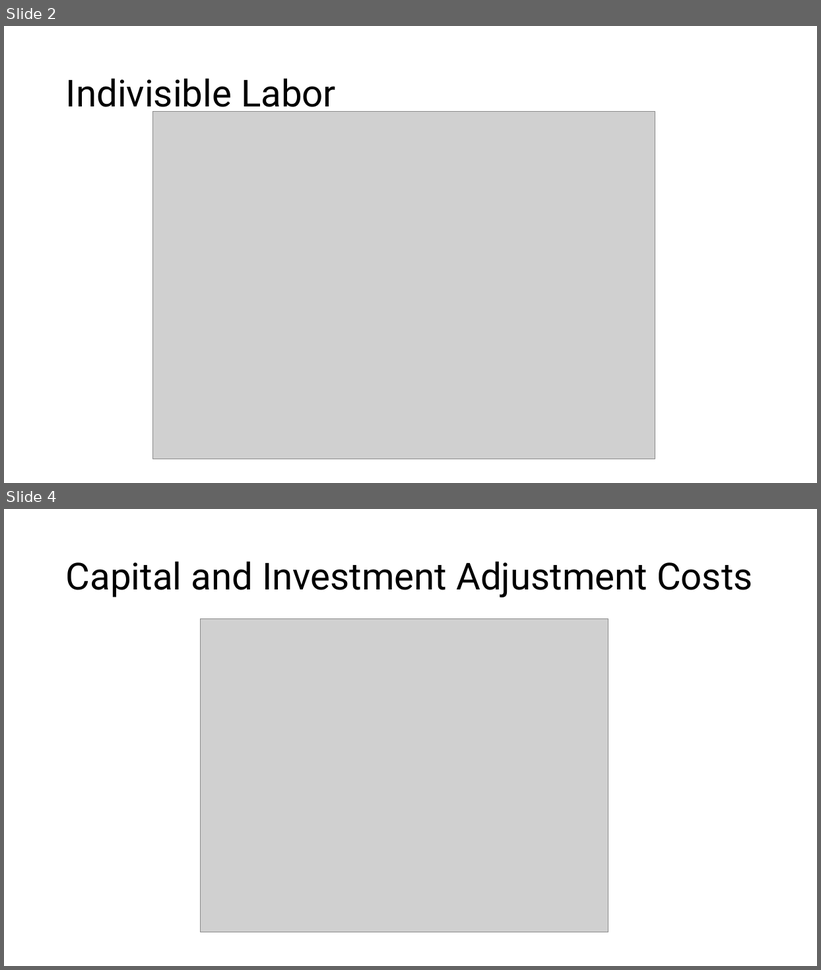
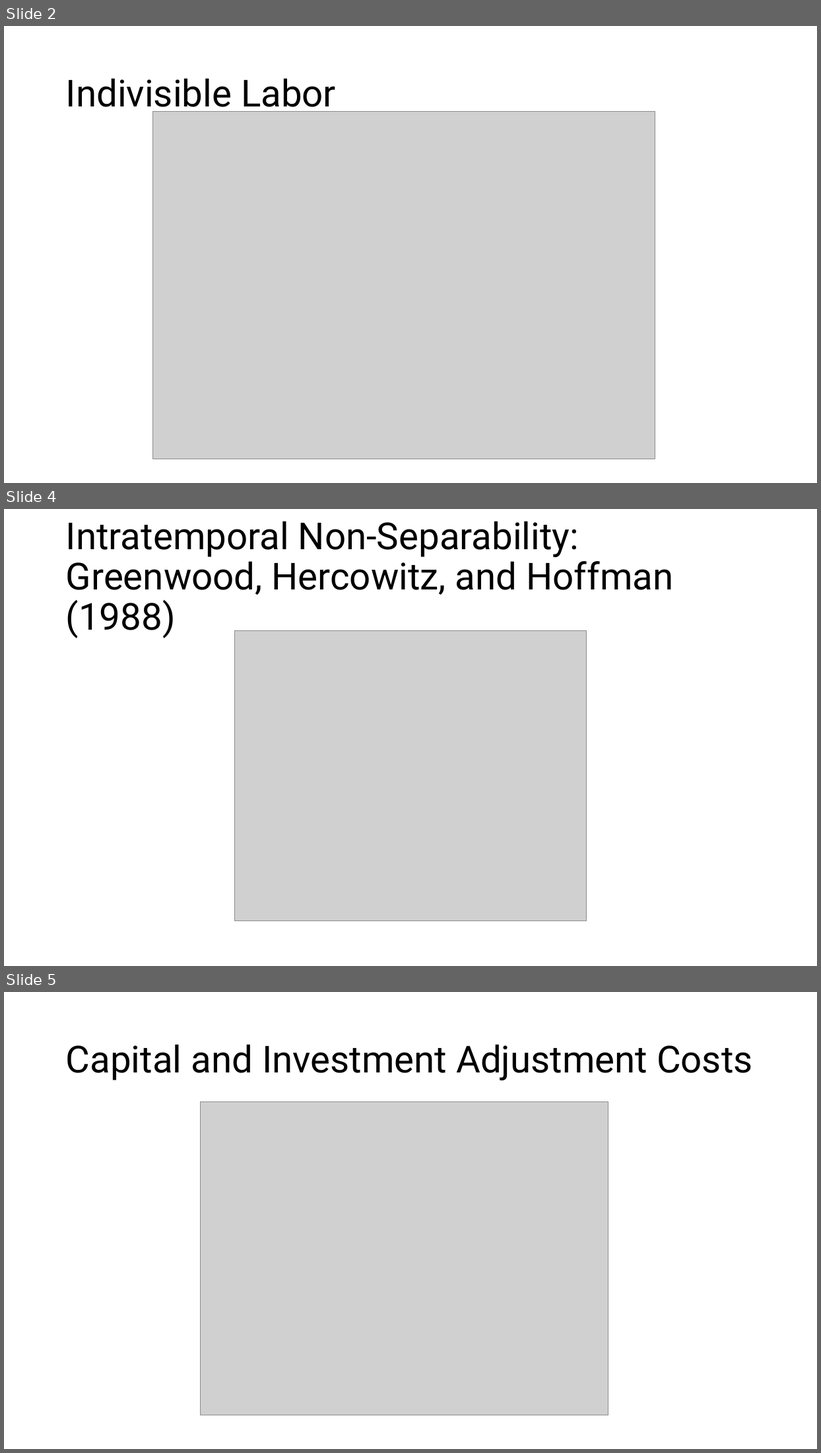
Before and after one commit to crondonm/MacroII, a slide deck: Slides/Extensiones-RBC.pptx. Shown one above the other, each under a label of ours: slides 2 and 4 before the commit, slides 2, 4 and 5 after it; the slides between them are not shown. The pictures are 821x970 and 821x1453 pixels, drawn with LibreOffice and Linux fonts; fonts in the diff are those of the drawing; grey boxes stand for pictures. Boxes give left, top, right and bottom in pixels: in the first picture for what was removed or moved away, otherwise in the second. Text is boxed around its words. In the diff, an @@ line names an element or a change of style, - is before the commit and + after.

```diff
--- a/Slides/Extensiones-RBC.pptx
+++ b/Slides/Extensiones-RBC.pptx
@@ slide 4 added at box(4, 509, 817, 966), background #FFFFFF @@
@@ title added at box(66, 521, 673, 638), 44 pt, text #000000 @@
+Intratemporal Non-Separability: Greenwood, Hercowitz, and Hoffman (1988)
@@ picture added at box(235, 631, 587, 921) @@
@@ what was slide 4 is now slide 5 @@
```
Also in this commit, not shown: 1 slide changed, 1 other slide added.
